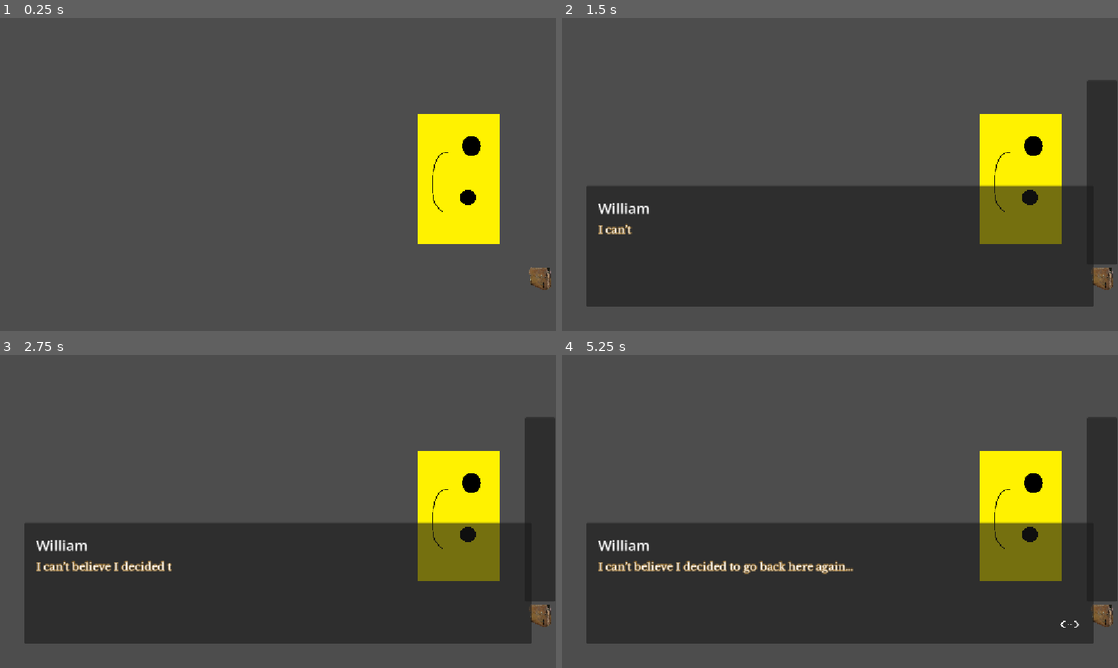
Above: before the commit, frames 1-4 (two rows, left to right).
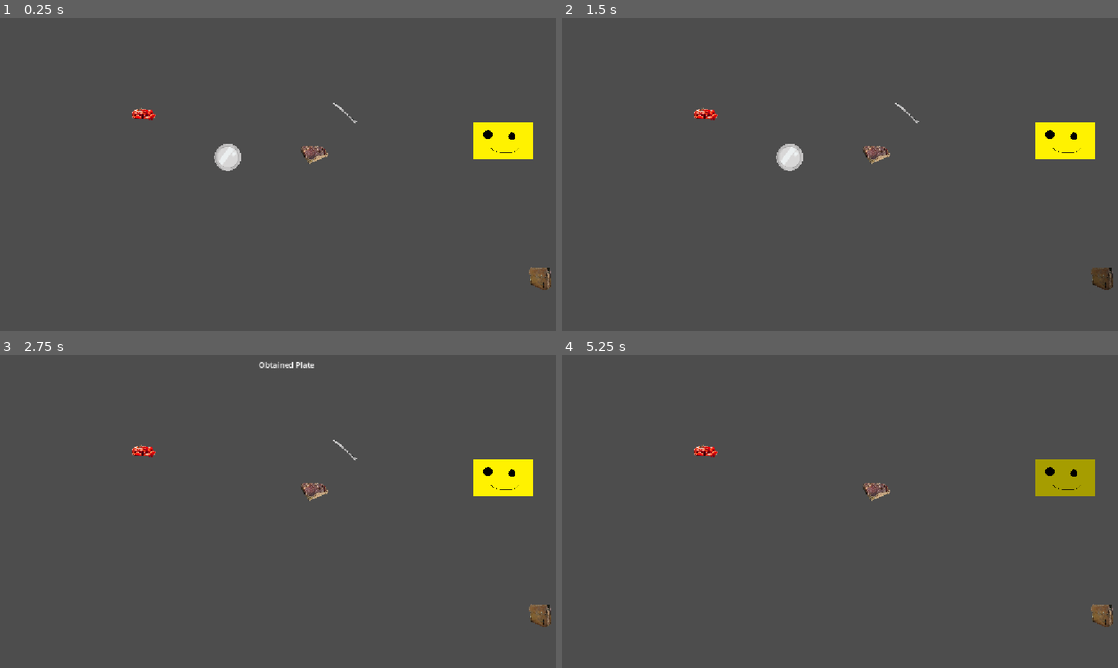
Above: after the commit, the same moments.

Repository: jegeiii/kafcult-co.-s-GIMJAM
Game: Godot game, scene res://scenes/ACT2.tscn
The game is run twice, just before and just after one commit, with the same random seed, the same clock (stepped at 60 frames per second) and the same inputs. This scene is started directly instead of the project's main scene. Sound files missing from this copy of the repository are replaced by a short silence.
Inputs (mouse positions are in pixels of both pictures, inside the frame that each line leads up to):
- Up to frame 1 (0.25 s): no input
- Up to frame 2 (1.5 s): click "<" at 0.5 s; click ">" at 1.25 s
- Up to frame 3 (2.75 s): click (227, 492) at 2.02 s
- Up to frame 4 (5.25 s): click (906, 448) at 2.77 s; click (706, 448) at 3.52 s; click (873, 492) at 4.27 s; click (1062, 477) at 5.02 s

The runs differ from the first frame. In frame 1, 7.0% of the frame differs, in the area x 23-96%, y 27-73%; in frame 2, 42%, in the area x 4-100%, y 20-93%; in frame 3, 42%; in frame 4, 42%.

Commit message:
fix: fixed remove_item()

Diff:
--- a/item.json
+++ b/item.json
@@ -24,7 +24,35 @@
 		{
 			"name": "Charles's Key",
 			"count": 0,
-			"description": "",
+			"description": "A key that leads to an office.",
 			"texture_path": "res://graphics/charles_key.png"
 		},
+	"plate":
+		{
+			"name": "Plate",
+			"count": 0,
+			"description": "Something you put food on, I guess.",
+			"texture_path": "res://graphics/plate.png"
+		},
+	"knife":
+		{
+			"name": "Knife",
+			"count": 0,
+			"description": "Be careful with it. It can stab things.",
+			"texture_path": "res://graphics/knife.png"
+		},
+	"rotten_vegetable":
+		{
+			"name": "Rotten Vegetable",
+			"count": 0,
+			"description": "Eww.",
+			"texture_path": "res://graphics/rotten_vegetable.png"
+		},
+	"rotten_meat":
+		{
+			"name": "Rotten Meat",
+			"count": 0,
+			"description": "Don't eat it, bruh",
+			"texture_path": "res://graphics/rotten_meat.png"
+		},
 }
--- a/scenes/ACT2.tscn
+++ b/scenes/ACT2.tscn
@@ -5,13 +5,32 @@
 [ext_resource type="PackedScene" uid="uid://c1tdbiw7wt4m3" path="res://scenes/dimmer.tscn" id="3_qt1qe"]
 [ext_resource type="PackedScene" uid="uid://ci4sol1vea776" path="res://scenes/clickables.tscn" id="4_qt1qe"]
 [ext_resource type="Texture2D" uid="uid://bicspftpu8xxx" path="res://graphics/charles_key.png" id="5_54ip0"]
+[ext_resource type="Texture2D" uid="uid://bfsf0v188v7q7" path="res://graphics/plate.png" id="6_pd338"]
+[ext_resource type="Texture2D" uid="uid://do1pfr7355dcd" path="res://graphics/knife.png" id="7_kybp6"]
 [ext_resource type="PackedScene" uid="uid://dimqef8ptr4f4" path="res://scenes/character_container.tscn" id="7_sil4y"]
+[ext_resource type="Texture2D" uid="uid://clhbcr1d3j882" path="res://graphics/rotten_vegetable.png" id="8_q63ay"]
 [ext_resource type="PackedScene" uid="uid://cvqlnlldj05ok" path="res://scenes/dialogue_ui.tscn" id="8_udecq"]
+[ext_resource type="Texture2D" uid="uid://cgi7l5ivehs1c" path="res://graphics/rotten_meat.png" id="9_wbxdu"]
+
+[sub_resource type="GDScript" id="GDScript_pd338"]
+script/source = "extends TextureButton
+
+
+# Called when the node enters the scene tree for the first time.
+func _ready() -> void:
+	pass # Replace with function body.
+
+
+# Called every frame. 'delta' is the elapsed time since the previous frame.
+func _process(delta: float) -> void:
+	pass
+"
 
 [node name="Node2D" type="Node2D" unique_id=1426360670]
 script = ExtResource("1_udt4n")
 
 [node name="mansion_entrance" type="Control" parent="." unique_id=1242478844]
+visible = false
 layout_mode = 3
 anchors_preset = 0
 
@@ -58,7 +77,6 @@
 [node name="dimmer" parent="dining_room/laci" unique_id=1757405502 instance=ExtResource("3_qt1qe")]
 
 [node name="distorted_dining_room" type="Control" parent="." unique_id=469903526]
-visible = false
 layout_mode = 3
 anchors_preset = 0
 offset_right = 40.0
@@ -66,44 +84,63 @@
 
 [node name="plate" parent="distorted_dining_room" unique_id=2085533608 instance=ExtResource("4_qt1qe")]
 layout_mode = 0
-offset_left = 0.0
-offset_top = 0.0
-offset_right = 65.0
-offset_bottom = 62.0
+offset_left = 439.0
+offset_top = 256.0
+offset_right = 504.0
+offset_bottom = 318.0
+texture_normal = ExtResource("6_pd338")
 item_id = "plate"
 
 [node name="knife" parent="distorted_dining_room" unique_id=516024968 instance=ExtResource("4_qt1qe")]
 layout_mode = 0
-offset_left = 0.0
-offset_top = 0.0
-offset_right = 65.0
-offset_bottom = 62.0
+offset_left = 685.0
+offset_top = 165.0
+offset_right = 750.0
+offset_bottom = 227.0
+texture_normal = ExtResource("7_kybp6")
 item_id = "knife"
 usable = true
 
 [node name="rotten_vegetable" parent="distorted_dining_room" unique_id=1962551523 instance=ExtResource("4_qt1qe")]
 layout_mode = 0
-offset_left = 0.0
-offset_top = 0.0
-offset_right = 65.0
-offset_bottom = 62.0
+offset_left = 264.0
+offset_top = 164.0
+offset_right = 329.0
+offset_bottom = 226.0
+texture_normal = ExtResource("8_q63ay")
 item_id = "rotten_vegetable"
+condition = "knife"
 
 [node name="rotten_meat" parent="distorted_dining_room" unique_id=719141946 instance=ExtResource("4_qt1qe")]
 layout_mode = 0
-offset_left = 0.0
-offset_top = 0.0
-offset_right = 65.0
-offset_bottom = 62.0
+offset_left = 618.0
+offset_top = 252.0
+offset_right = 683.0
+offset_bottom = 314.0
+texture_normal = ExtResource("9_wbxdu")
 item_id = "rotten_meat"
+condition = "knife"
 
 [node name="spiderweb" parent="distorted_dining_room" unique_id=4767312 instance=ExtResource("4_qt1qe")]
 layout_mode = 0
-offset_left = 0.0
-offset_top = 0.0
-offset_right = 65.0
-offset_bottom = 62.0
+offset_left = -132.0
+offset_top = 159.0
+offset_right = -67.0
+offset_bottom = 221.0
 item_id = "spiderweb"
+
+[node name="charles\'s sillhouette" type="TextureButton" parent="distorted_dining_room" unique_id=845101209]
+layout_mode = 0
+offset_left = 980.0
+offset_top = 214.0
+offset_right = 1105.0
+offset_bottom = 293.0
+texture_normal = ExtResource("2_t1gpn")
+ignore_texture_size = true
+stretch_mode = 5
+script = SubResource("GDScript_pd338")
+
+[node name="dimmer" parent="distorted_dining_room/charles\'s sillhouette" unique_id=765403304 instance=ExtResource("3_qt1qe")]
 
 [node name="basement" type="Control" parent="." unique_id=1306281374]
 visible = false
@@ -148,3 +185,6 @@
 
 [connection signal="pressed" from="mansion_entrance/door" to="." method="_on_door_pressed"]
 [connection signal="pressed" from="dining_room/laci" to="." method="_on_laci_pressed"]
+[connection signal="mouse_entered" from="distorted_dining_room/rotten_vegetable" to="." method="_on_rotten_vegetable_mouse_entered"]
+[connection signal="mouse_entered" from="distorted_dining_room/rotten_meat" to="." method="_on_rotten_meat_mouse_entered"]
+[connection signal="pressed" from="distorted_dining_room/charles\'s sillhouette" to="." method="_on_charless_sillhouette_pressed"]
--- a/scenes/act_2.gd
+++ b/scenes/act_2.gd
@@ -9,7 +9,7 @@
 func _ready() -> void:
 	DialogueManager.dialogue_end.connect(_on_dialogue_end)
 	await get_tree().create_timer(1).timeout
-	DialogueManager.initiate_dialogue("res://dialogues/act_2_part_1.json")
+	#DialogueManager.initiate_dialogue("res://dialogues/act_2_part_1.json")
 
 func _on_door_pressed() -> void:
 	AudioManager.play_sfx("res://audio/Door.wav")
@@ -41,3 +41,21 @@
 		InventoryUi.fade_in(1)
 
 		DialogueManager.initiate_dialogue("res://dialogues/act_2_part_4.json")
+
+
+func _on_charless_sillhouette_pressed() -> void:
+	if InventoryUi.inventory_ui["rotten_vegetable"]["count"] >= 1 and InventoryUi.inventory_ui["rotten_meat"]["count"] >= 1:
+		InventoryUi.remove_item("rotten_vegetable", 1)
+		InventoryUi.remove_item("rotten_meat", 1)
+
+var rotten_done: bool = false
+func _on_rotten_vegetable_mouse_entered() -> void:
+	if !rotten_done and InventoryUi.using_item == "knife":
+		rotten_done = true
+		DialogueManager.initiate_dialogue("res://dialogues/act_2_part_5.json")
+
+
+func _on_rotten_meat_mouse_entered() -> void:
+	if !rotten_done and InventoryUi.using_item == "knife":
+		rotten_done = true
+		DialogueManager.initiate_dialogue("res://dialogues/act_2_part_5.json")
--- a/scenes/inventory_ui.tscn
+++ b/scenes/inventory_ui.tscn
@@ -11,19 +11,21 @@
 anchors_preset = 0
 script = ExtResource("1_ylkvr")
 
-[node name="PanelContainer" type="PanelContainer" parent="." unique_id=862810394]
-layout_mode = 0
+[node name="CanvasLayer" type="CanvasLayer" parent="." unique_id=1400130431]
+layer = 5
+
+[node name="PanelContainer" type="PanelContainer" parent="CanvasLayer" unique_id=862810394]
 offset_left = 1153.0
 offset_top = 130.0
 offset_right = 1215.0
 offset_bottom = 511.0
 
-[node name="ScrollContainer" type="ScrollContainer" parent="PanelContainer" unique_id=83714804]
+[node name="ScrollContainer" type="ScrollContainer" parent="CanvasLayer/PanelContainer" unique_id=83714804]
 layout_mode = 2
 follow_focus = true
 horizontal_scroll_mode = 0
 
-[node name="VBoxContainer" type="VBoxContainer" parent="PanelContainer/ScrollContainer" unique_id=341675588]
+[node name="VBoxContainer" type="VBoxContainer" parent="CanvasLayer/PanelContainer/ScrollContainer" unique_id=341675588]
 custom_minimum_size = Vector2(50, 0)
 layout_mode = 2
 size_flags_horizontal = 6
@@ -158,6 +160,19 @@
 offset_bottom = 123.0
 text = "Use Item"
 
+[node name="PanelContainer2" type="PanelContainer" parent="item_inspect/item_closeup" unique_id=973345674]
+self_modulate = Color(1, 1, 1, 0)
+layout_mode = 0
+offset_left = -74.0
+offset_top = -133.0
+offset_right = 325.0
+offset_bottom = 7.0
+
+[node name="RichTextLabel" type="RichTextLabel" parent="item_inspect/item_closeup/PanelContainer2" unique_id=2037673461]
+layout_mode = 2
+horizontal_alignment = 1
+vertical_alignment = 1
+
 [node name="TextureRect" type="TextureRect" parent="." unique_id=324460584]
 layout_mode = 0
 offset_left = 257.0
--- a/scripts/clickables.gd
+++ b/scripts/clickables.gd
@@ -4,8 +4,8 @@
 @export var button_interaction = "get" #get or interact
 @export var usable: bool = false
 @onready var quantity_label: Label = $QuantityLabel
-@export var is_conditional: bool = false
-@export var condition: String
+#@export var is_conditional: bool = false
+@export var condition: String = "none"
 
 func update_quantity_display() -> void:
 	var amount = GameManager.get_item_count(item_id)
@@ -26,17 +26,11 @@
 	print("pressed")
 	#print("pressed: ", interaction)
 	if button_interaction == "get":
-		if !is_conditional:
+		if condition == InventoryUi.using_item:
 			button_interaction = "inventory"
 			self_modulate.a = 0.0
 			disabled = false
 			InventoryUi.add_item(self, item_id)
-		else:
-			if condition == InventoryUi.using_item:
-				button_interaction = "inventory"
-				self_modulate.a = 0.0
-				disabled = false
-				InventoryUi.add_item(self, item_id)
 	elif button_interaction == "inspect":
 		disabled = true
 		InventoryUi.InventoryInspect(item_id, usable)
--- a/scripts/inventory_manager.gd
+++ b/scripts/inventory_manager.gd
@@ -24,11 +24,11 @@
 	if $Button/Label.text == "<":
 		$Button/Label.text = ">"
 		#$Button.set_position($button_opened.position)
-		$PanelContainer.set_position($inventory_opened.position)
+		$CanvasLayer/PanelContainer.set_position($inventory_opened.position)
 	elif $Button/Label.text == ">":
 		$Button/Label.text = "<"
 		#$Button.set_position($button_closed.position)
-		$PanelContainer.set_position($inventory_closed.position)
+		$CanvasLayer/PanelContainer.set_position($inventory_closed.position)
 
 func load_inventory(json_path: String) -> void:
 	var file = FileAccess.open(json_path, FileAccess.READ)
@@ -48,6 +48,7 @@
 
 	# Update the actual inventory data
 	GameManager.add_item(item_id)
+	inventory_ui[item_id]["count"] += 1
 
 	if already_owned:
 		item.queue_free()
@@ -58,7 +59,7 @@
 		item.custom_minimum_size = Vector2(50, 50)
 		await get_tree().create_timer(0.2).timeout
 		item.reparent(
-			get_node("/root/InventoryUi/PanelContainer/ScrollContainer/VBoxContainer")
+			get_node("/root/InventoryUi/CanvasLayer/PanelContainer/ScrollContainer/VBoxContainer")
 		)
 
 		# Make it behave like an inventory item
@@ -72,11 +73,12 @@
 func remove_item(item_id: String, amount: int = 1) -> void:
 
 	GameManager.remove_item(item_id, amount)
+	inventory_ui[item_id]["count"] -= 1
 
 	# If the player no longer owns this item, remove its icon from the inventory UI.
 	if not GameManager.has_item(item_id):
 		var inventory_container = get_node(
-	        "/root/InventoryUi/PanelContainer/ScrollContainer/VBoxContainer"
+	        "/root/InventoryUi/CanvasLayer/PanelContainer/ScrollContainer/VBoxContainer"
 		)
 
 		var item_icon = inventory_container.get_node_or_null(item_id)
@@ -105,6 +107,7 @@
 	$fade_black/a.transparent()
 	$fade_black/a.mouse_filter = Control.MOUSE_FILTER_STOP
 	$item_inspect/item_closeup/PanelContainer/RichTextLabel.text = inventory_ui[item_id]["description"]
+	$item_inspect/item_closeup/PanelContainer2/RichTextLabel.text = inventory_ui[item_id]["name"]
 	$item_inspect/item_closeup.visible = true
 	$item_inspect/item_closeup/use_button.visible = usable
 	$item_inspect/item_closeup.texture_normal = load(inventory_ui[item_id]["texture_path"])
@@ -119,7 +122,7 @@
 func update_item_quantity(item_id: String) -> void:
 
 	var container = get_node(
-	    "/root/InventoryUi/PanelContainer/ScrollContainer/VBoxContainer"
+	    "/root/InventoryUi/CanvasLayer/PanelContainer/ScrollContainer/VBoxContainer"
 	)
 
 	var item_icon = container.get_node_or_null(item_id)
Binary file added: graphics/knife.png
Not shown, added: graphics/knife.png.import
Binary file added: graphics/plate.png
Not shown, added: graphics/plate.png.import
Binary file added: graphics/rotten_meat.png
Not shown, added: graphics/rotten_meat.png.import
Binary file added: graphics/rotten_vegetable.png
Not shown, added: graphics/rotten_vegetable.png.import
